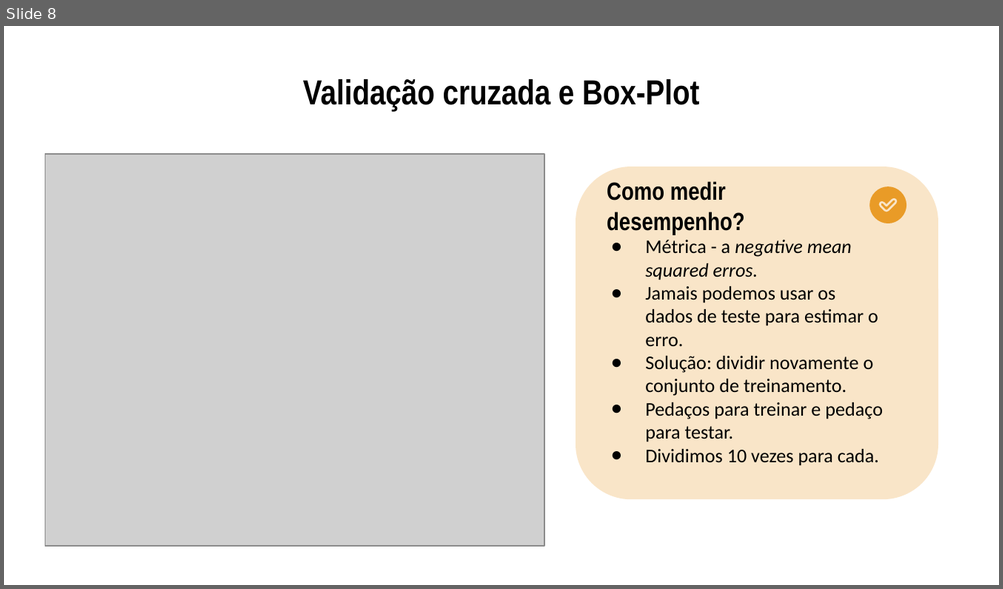
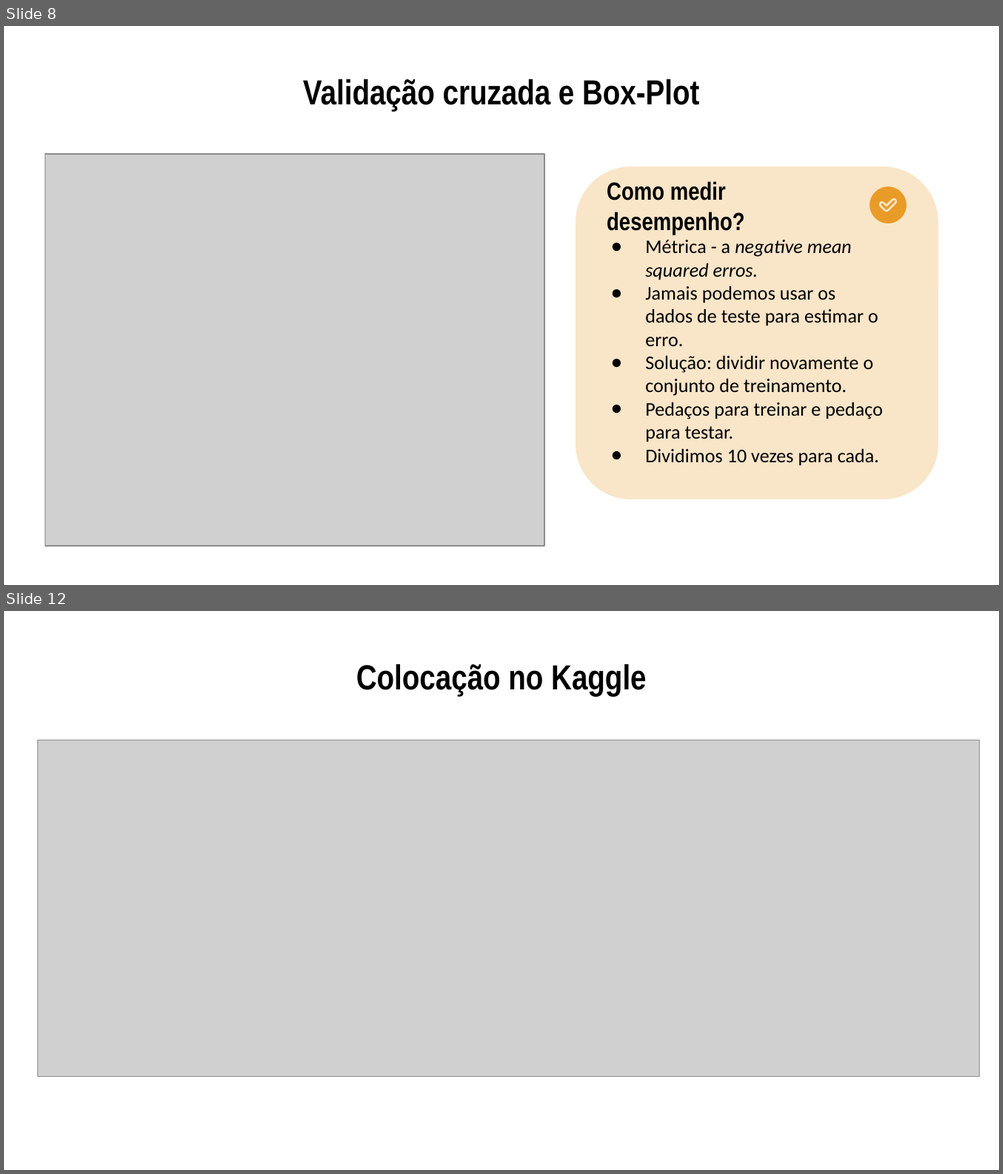
Before and after one commit to Lihsayuri/MachineLearning-project, a slide deck: Projeto-Machine/CompetitionPresentation.pptx. Shown one above the other, each under a label of ours: slide 8 before the commit, slides 8 and 12 after it; the slides between them are not shown. The pictures are 1003x589 and 1003x1174 pixels, drawn with LibreOffice and Linux fonts; fonts in the diff are those of the drawing; grey boxes stand for pictures. Boxes give left, top, right and bottom in pixels: in the first picture for what was removed or moved away, otherwise in the second. Text is boxed around its words. In the diff, an @@ line names an element or a change of style, - is before the commit and + after.

Commit message:
atualizando imagem da colocação final!

```diff
--- a/Projeto-Machine/CompetitionPresentation.pptx
+++ b/Projeto-Machine/CompetitionPresentation.pptx
@@ slide 12 added at box(4, 611, 999, 1170), background #FFFFFF @@
@@ title added at box(356, 664, 646, 696), 25.2 pt, text #000000, bold @@
+Colocação no Kaggle
@@ picture added at box(38, 741, 979, 1076) @@
```
Also in this commit, not shown: 1 slide changed, 3 other files.
